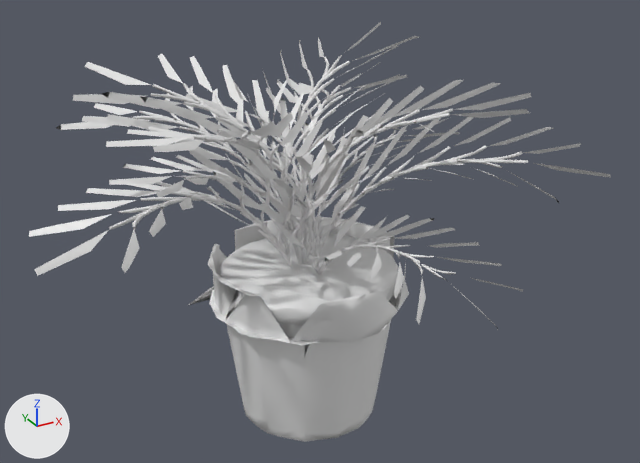
Renders of the OBJ model datasets/dataset_snippet_medium_remeshed/PlantIndoors/m1006.obj from each side of a commit.
The view is the same before and after, from a camera (50 mm lens) standing at (0.047, -1.406, 0.733) and looking at (0.543, -0.503, 0.281). Lighting does not change. The marker at lower left points along +X, +Y and +Z. Where no turn or scale is listed for an object, it has been applied to the vertices. Vertices at the same position are counted once.

Objects in the first picture: 'm1006'.
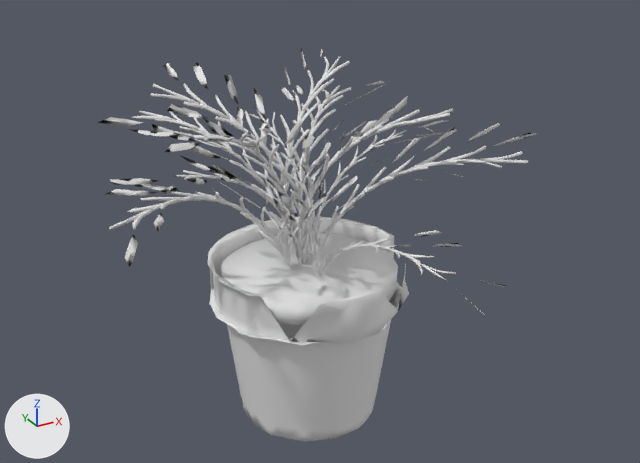
What differs and where, as boxes [x1, y1, x2, y2] in the pictures (640 x 463 px; the box of a moved part takes in the faces that stretch with it):
'm1006', reshaped (24% narrower, 6% shorter)
    before: [29, 22, 611, 442]
    after: [97, 48, 537, 442]
part 1 of me_m1006, rebuilt (41% narrower, 18% shorter)
    before: [236, 139, 262, 149]
    after: [241, 140, 256, 148]
part 2 of me_m1006, rebuilt (46% narrower, 40% shorter)
    before: [140, 96, 215, 120]
    after: [167, 104, 207, 118]
part 3 of me_m1006, rebuilt (35% narrower, 37% shorter)
    before: [158, 54, 183, 83]
    after: [163, 63, 179, 81]
part 4 of me_m1006, rebuilt (29% narrower, 33% shorter)
    before: [223, 65, 243, 109]
    after: [224, 75, 238, 104]
part 5 of me_m1006, rebuilt (42% narrower, 33% shorter)
    before: [455, 117, 511, 146]
    after: [468, 123, 500, 142]
part 6 of me_m1006, rebuilt (39% narrower, 34% shorter)
    before: [149, 209, 166, 237]
    after: [154, 213, 164, 231]
part 7 of me_m1006, rebuilt (15% narrower, 33% shorter)
    before: [352, 130, 364, 138]
    after: [354, 132, 364, 137]
part 8 of me_m1006, rebuilt
    before: [303, 123, 310, 173]
    after: [302, 136, 309, 174]
part 9 of me_m1006, deleted
    before: [29, 22, 611, 329]
part 10 of me_m1006, moved or reshaped
    before: [82, 51, 554, 442]
    after: [97, 48, 537, 442]

Patch to the scene script:
```diff
--- a/datasets/dataset_snippet_medium_remeshed/PlantIndoors/m1006.obj.py
+++ b/datasets/dataset_snippet_medium_remeshed/PlantIndoors/m1006.obj.py
@@ me_m1006 @@
 # used by ob_m1006; location = (0.0, 0.0, 0.0)
-me_m1006.from_pydata(...)  # 5967 vertices, 8814 faces; spans x 0.176..0.827, y -0.803..-0.177, z 0.025..0.5
+me_m1006.from_pydata(...)  # 5650 vertices, 10048 faces; spans x 0.25..0.788, y -0.782..-0.238, z 0.025..0.475
+# me_m1006 part 1: the loose piece of 11 vertices spanning x 0.374..0.39, y -0.696..-0.606, z 0.455..0.478 is rebuilt with 9 vertices and now spans x 0.377..0.39, y -0.675..-0.617, z 0.455..0.475
+# me_m1006 part 2: the loose piece of 10 vertices spanning x 0.338..0.429, y -0.461..-0.454, z 0.434..0.472 is rebuilt with 7 vertices and now spans x 0.368..0.418, y -0.46..-0.456, z 0.435..0.459
+# me_m1006 part 3: the loose piece of 10 vertices spanning x 0.413..0.426, y -0.373..-0.283, z 0.458..0.479 is rebuilt with 7 vertices and now spans x 0.416..0.424, y -0.363..-0.31, z 0.458..0.472
+# me_m1006 part 4: the loose piece of 10 vertices spanning x 0.474..0.492, y -0.421..-0.341, z 0.428..0.468 is rebuilt with 8 vertices and now spans x 0.475..0.49, y -0.41..-0.357, z 0.432..0.458
+# me_m1006 part 5: the loose piece of 10 vertices spanning x 0.676..0.762, y -0.595..-0.587, z 0.398..0.424 is rebuilt with 11 vertices and now spans x 0.7..0.746, y -0.594..-0.588, z 0.398..0.419
+# me_m1006 part 6: the loose piece of 10 vertices spanning x 0.276..0.316, y -0.658..-0.574, z 0.38..0.396 is rebuilt with 9 vertices and now spans x 0.289..0.311, y -0.639..-0.586, z 0.381..0.391
+# me_m1006 part 7: the loose piece of 10 vertices spanning x 0.506..0.547, y -0.656..-0.572, z 0.424..0.459 is rebuilt with 12 vertices and now spans x 0.517..0.544, y -0.641..-0.582, z 0.428..0.453
+# me_m1006 part 8: the loose piece of 10 vertices spanning x 0.545..0.577, y -0.473..-0.406, z 0.332..0.394 is rebuilt with 11 vertices and now spans x 0.545..0.571, y -0.463..-0.422, z 0.343..0.382
+# me_m1006 part 9: 124 loose pieces with 1095 vertices, spanning x 0.176..0.827, y -0.803..-0.177, z 0.259..0.5, are deleted
+# me_m1006 part 10: 210 vertices moved from x 0.286..0.802, y -0.735..-0.246, z 0.025..0.462 to x 0.292..0.783, y -0.73..-0.264, z 0.025..0.459; 1475 vertices removed from x 0.241..0.796, y -0.762..-0.2, z 0.025..0.473; 2260 vertices added at x 0.251..0.788, y -0.782..-0.238, z 0.025..0.473
```
